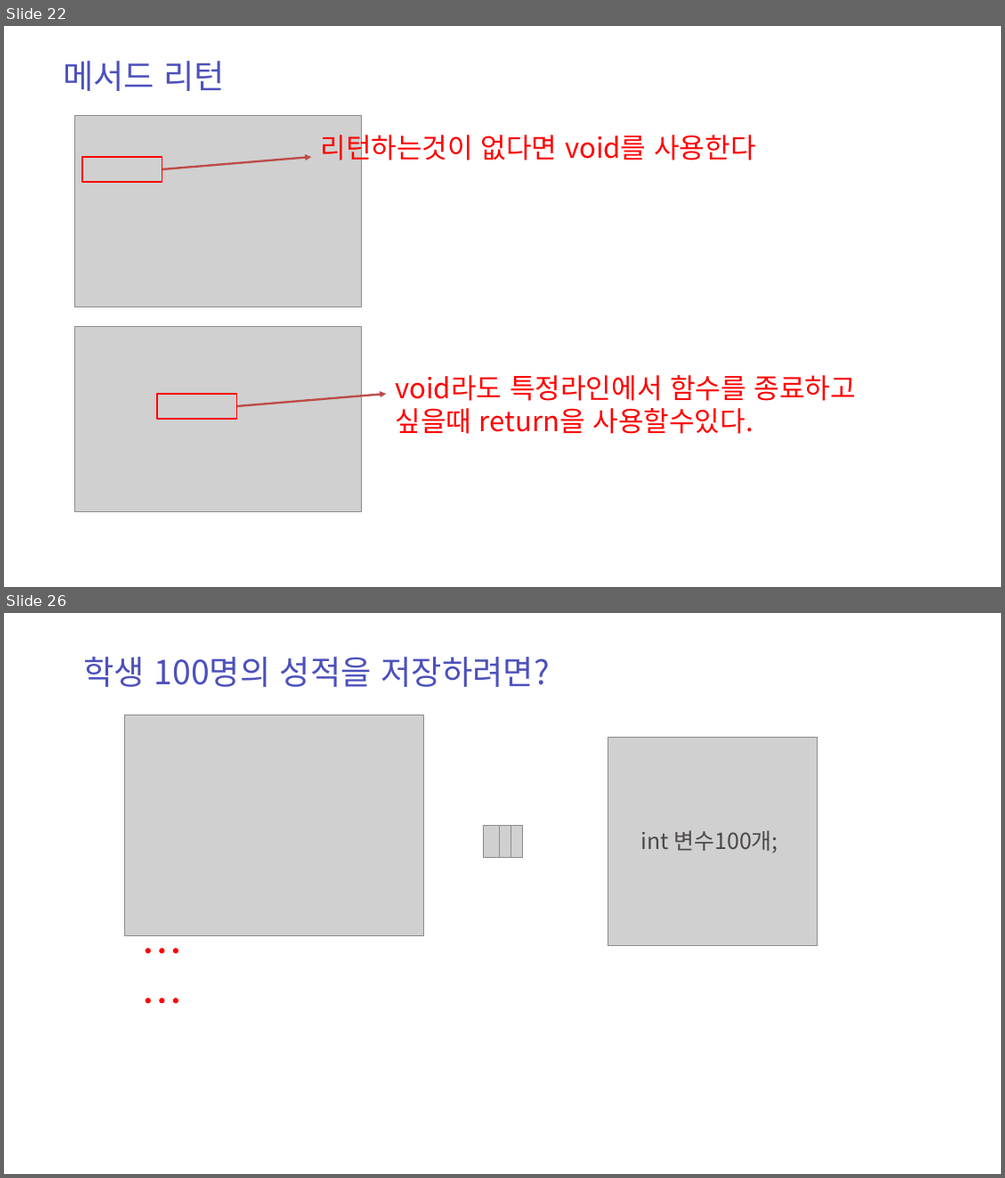
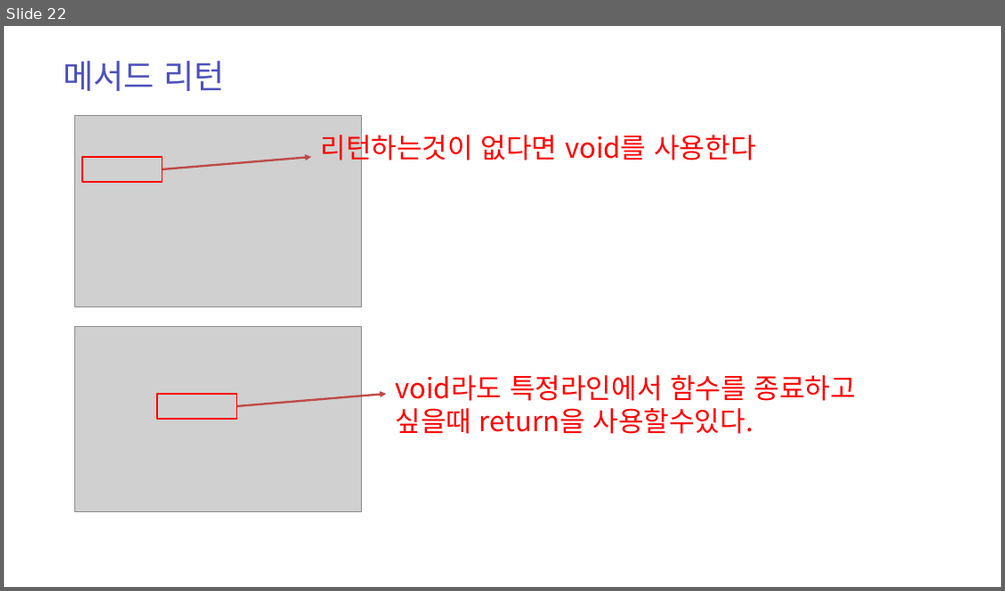
Before and after one commit to zest132/JavaLecture, a slide deck: JavaLecture/LectureFile/java 6강.pptx. Shown one above the other, each under a label of ours: slides 22 and 26 before the commit, slide 22 after it; the slides between them are not shown. The pictures are 1005x1178 and 1005x591 pixels, drawn with LibreOffice and Linux fonts; fonts in the diff are those of the drawing; grey boxes stand for pictures. Boxes give left, top, right and bottom in pixels: in the first picture for what was removed or moved away, otherwise in the second. Text is boxed around its words. In the diff, an @@ line names an element or a change of style, - is before the commit and + after.

```diff
--- a/JavaLecture/LectureFile/java 6강.pptx
+++ b/JavaLecture/LectureFile/java 6강.pptx
@@ slide 26 removed at box(4, 613, 1001, 1174), background #FFFFFF @@
@@ text removed at box(83, 657, 550, 687) @@
-학생 100명의 성적을 저장하려면?
@@ picture removed at box(125, 714, 424, 935) @@
@@ picture removed at box(607, 737, 817, 946) @@
@@ picture removed at box(483, 825, 499, 857) @@
@@ picture removed at box(494, 825, 510, 857) @@
@@ picture removed at box(506, 825, 522, 857) @@
@@ text removed at box(641, 830, 778, 853) @@
-int 변수100개;
@@ text removed at box(138, 923, 225, 978) @@
-……
```
Also in this commit, not shown: 3 slides changed, 6 slides added, 26 other slides removed, 3 other files.
